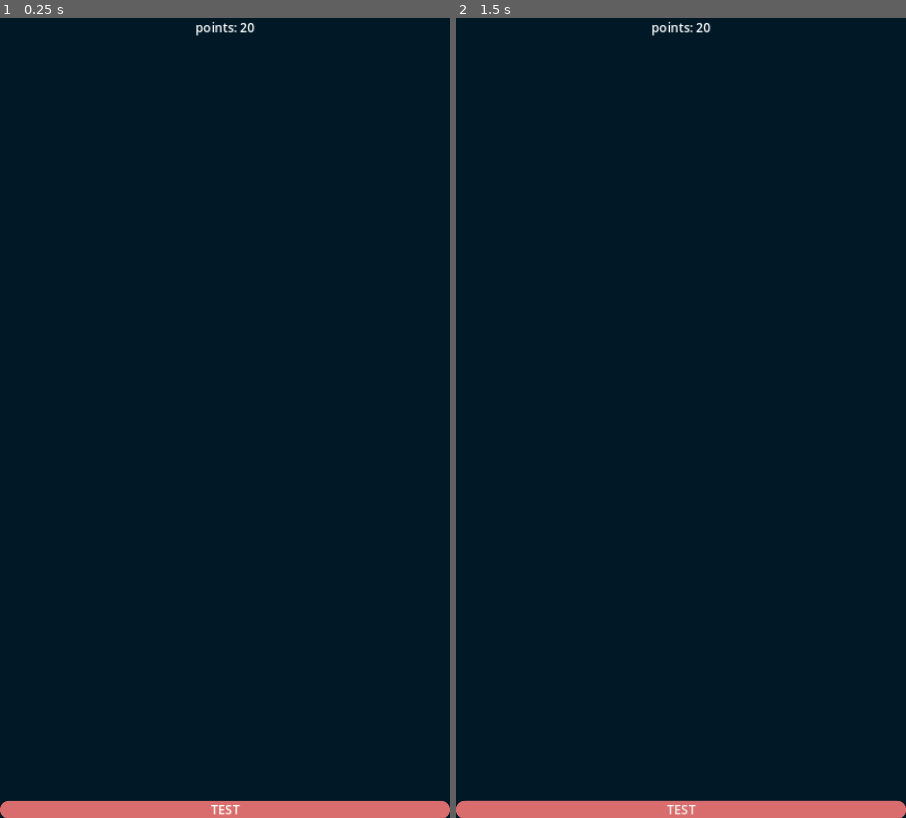
Above: before the commit, frames 1-2 (left to right).
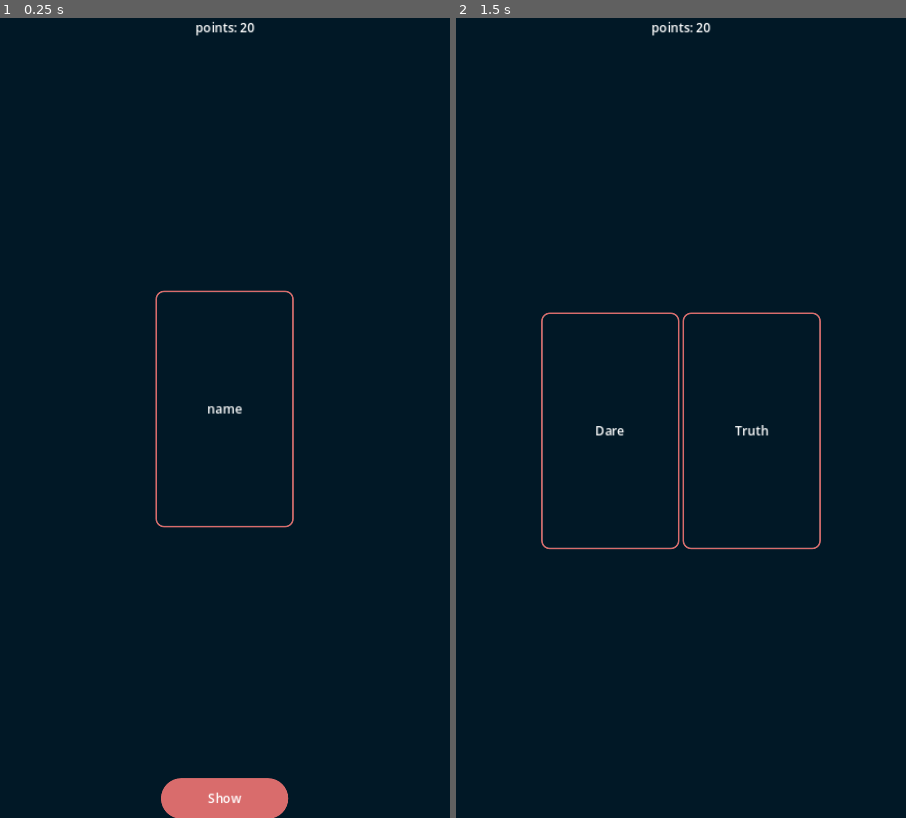
Above: after the commit, the same moments.

Repository: pokion/KingOfParty
Game: Godot game, scene res://scenes/game.tscn
Two runs of this game, one before a commit and one after it. Both use one fixed random seed, a clock stepped at 60 frames per second and the inputs below. This scene is started directly instead of the project's main scene.
Inputs (mouse positions are in pixels of both pictures, inside the frame that each line leads up to):
- Up to frame 1 (0.25 s): no input
- Up to frame 2 (1.5 s): click (681, 810) at 0.5 s, where only the run before the commit has a clickable "TEST"; click (681, 810) at 1.25 s, where only the run before the commit has a clickable "TEST"

The runs differ from the first frame. In frame 1, 2.9% of the frame differs, in the area x 0-100%, y 34-100%; in frame 2, 3.2%, in the area x 0-100%, y 36-100%.
Error before the commit: Parse Error: Expected indented block after function declaration. (res://autoloads/cards.gd:3)

Commit message:
added few gameModes

Diff:
--- a/autoloads/cards.gd
+++ b/autoloads/cards.gd
@@ -1,3 +1,49 @@
 extends Node
 
+var cards = {}
+
 func _ready():
+	importDataFromCsv("res://cards/cards.txt")
+	#print(shuffleAndReturn(["neverever", "whoami", ["truth", "dare"],"seconds"]))
+
+func getAllCards():
+	return cards;
+
+func shuffleAndReturn(nameOfGamemodes: Array) -> Array:
+	var newArray = [];
+	for name in nameOfGamemodes:
+		if name is Array:
+			var minimalSize = 0
+			var joinedArray = []
+			for indexName in name:
+				minimalSize = cards[indexName].size();
+				cards[indexName].shuffle();
+			for index in minimalSize:
+				var arrayToPush = []
+				for indexName in name:
+					arrayToPush.append(cards[indexName][index])
+				joinedArray.append(arrayToPush)
+			newArray += joinedArray;
+		else:
+			newArray += cards[name];
+
+	newArray.shuffle();
+	return newArray;
+
+
+func importDataFromCsv(filePath):
+	var file = FileAccess.open(filePath, FileAccess.READ)
+	var objectStructure = file.get_csv_line()
+
+	while !file.eof_reached():
+		var data_set = Array(file.get_csv_line())
+		var objectCard = {}
+		if data_set.size() > 1:
+			for index in objectStructure.size():
+				objectCard[objectStructure[index]] = data_set[index]
+
+		if not objectCard.is_empty():
+			if not cards.has(objectCard["gameMode"]):
+				cards[objectCard["gameMode"]] = []
+			cards[objectCard["gameMode"]].append(objectCard)
+	file.close()
--- a/autoloads/players.gd
+++ b/autoloads/players.gd
@@ -16,7 +16,7 @@
 func clearPlayers() -> void:
 	playersArray = {}
 
-func getPlayers() -> Dictionary:
+func getAllPlayers() -> Dictionary:
 	if playersArray.is_empty():
 		#test players
 		playersArray["test"] = {"name": "name","points": 0,"firstLetter": "N","color": colors.pick_random()}
--- a/components/card.gd
+++ b/components/card.gd
@@ -10,7 +10,5 @@
 	$Panel/VBoxContainer/Content.text = content
 	$Panel/VBoxContainer/Author.text = author
 
-
-# Called every frame. 'delta' is the elapsed time since the previous frame.
-func _process(delta):
-	pass
+func setContent(text: String)->void:
+	$Panel/VBoxContainer/Content.text = text;
--- a/game.gd
+++ b/game.gd
@@ -1,15 +1,87 @@
 extends Node2D
 
-var playersNode = []
-var cards = []
-var currentPlayer: int = 0
-
+enum {
+	SHOW_PLAYER_TURN,
+	SHOW_NEVER_EVER_SCENE,
+	SHOW_TRUTH_DARE_SCENE
+}
+var gameModeToEnums = {
+	"neverever": SHOW_NEVER_EVER_SCENE,
+	"truthDare": SHOW_TRUTH_DARE_SCENE
+}
+var cardsController;
+var playersController;
+var players;
+var cards;
+var currentCard;
+var currentPlayer: int = 0;
+var nodes
 
 # Called when the node enters the scene tree for the first time.
 func _ready():
-	pass # Replace with function body.
+	nodes = {
+		"showCardButton": $CanvasLayer/gameScene/showCardButton,
+		"playerAnnoucmentCard": $CanvasLayer/gameScene/playerAnnoucmentCard,
+		"playerNameAnnoucment": $CanvasLayer/gameScene/playerAnnoucmentCard/playerNameAnnoucment,
+		"truthDare": $CanvasLayer/gameScene/truthDareMode,
+		"neverEver": $CanvasLayer/gameScene/neverEverMode,
+		"neverEverButton": $CanvasLayer/gameScene/neverEverButton
+	}
+	cardsController = get_node("/root/Cards");
+	playersController = get_node("/root/Players");
+	#cards = cardsController.shuffleAndReturn(["neverever", "whoami", ["truth", "dare"],"seconds"]);
+	cards = cardsController.shuffleAndReturn([["truth", "dare"]]);
+	players = playersController.getAllPlayers();
+	changeVisibilityOfNodes(SHOW_PLAYER_TURN)
+
+func changeVisibilityOfNodes(state):
+	hideAllNodes();
+	match state:
+		SHOW_PLAYER_TURN:
+			showPlayerMode();
+		SHOW_NEVER_EVER_SCENE:
+			showNeverEverMode();
+		SHOW_TRUTH_DARE_SCENE:
+			showTruthDareMode();
+
+#Mode changers
+func showTruthDareMode():
+	showNodes(["truthDare"])
+
+func showNeverEverMode():
+	showNodes(["neverEver", "neverEverButton"])
+	$CanvasLayer/gameScene/neverEverMode/neverEverCard.setContent(currentCard["content"])
+
+func showPlayerMode():
+	nodes["playerNameAnnoucment"].setContent(players[players.keys()[currentPlayer]]["name"])
+	showNodes(["showCardButton", "playerNameAnnoucment", "playerAnnoucmentCard"])
+
+#Utilities
+func showNodes(nodesName: Array[String]):
+	for nodeName in nodesName:
+		nodes[nodeName].visible = true;
+
+func hideAllNodes():
+	for node in nodes:
+		nodes[node].visible = false
+
+#Signals
+func _on_show_card_button_pressed():
+	currentCard = cards.pop_back()
+	if currentCard is Array:
+		changeVisibilityOfNodes(SHOW_TRUTH_DARE_SCENE)
+	else:
+		changeVisibilityOfNodes(gameModeToEnums[currentCard["gameMode"]])
 
 
-# Called every frame. 'delta' is the elapsed time since the previous frame.
-func _process(delta):
-	pass
+func onNextPlayer():
+	currentPlayer += 1;
+	if currentPlayer == players.size():
+		currentPlayer = 0;
+	changeVisibilityOfNodes(SHOW_PLAYER_TURN);
+
+
+func _on_dare_gui_input(event):
+	print(event)
+	if (event is InputEventMouseButton && event.pressed && event.button_index == 1):
+		print("Clicked")
--- a/scenes/game.tscn
+++ b/scenes/game.tscn
@@ -1,13 +1,15 @@
-[gd_scene load_steps=2 format=3 uid="uid://dohwppgl1ps23"]
+[gd_scene load_steps=4 format=3 uid="uid://dohwppgl1ps23"]
 
 [ext_resource type="Script" path="res://game.gd" id="1_av4wj"]
+[ext_resource type="PackedScene" uid="uid://b081xeiswvxja" path="res://components/card.tscn" id="2_l6n1r"]
+[ext_resource type="PackedScene" uid="uid://cmsffux1oq54t" path="res://components/button.tscn" id="3_msh85"]
 
 [node name="Game" type="Node2D"]
 script = ExtResource("1_av4wj")
 
 [node name="CanvasLayer" type="CanvasLayer" parent="."]
 
-[node name="neverEverMode" type="VBoxContainer" parent="CanvasLayer"]
+[node name="gameScene" type="VBoxContainer" parent="CanvasLayer"]
 anchors_preset = 8
 anchor_left = 0.5
 anchor_top = 0.5
@@ -22,34 +24,73 @@
 size_flags_horizontal = 3
 size_flags_vertical = 3
 
-[node name="HBoxContainer" type="HBoxContainer" parent="CanvasLayer/neverEverMode"]
+[node name="HBoxContainer" type="HBoxContainer" parent="CanvasLayer/gameScene"]
 layout_mode = 2
 alignment = 1
 
-[node name="pointsLabel" type="Label" parent="CanvasLayer/neverEverMode/HBoxContainer"]
+[node name="pointsLabel" type="Label" parent="CanvasLayer/gameScene/HBoxContainer"]
 layout_mode = 2
 text = "points:"
 horizontal_alignment = 1
 
-[node name="pointsDisplay" type="Label" parent="CanvasLayer/neverEverMode/HBoxContainer"]
+[node name="pointsDisplay" type="Label" parent="CanvasLayer/gameScene/HBoxContainer"]
 layout_mode = 2
 text = "20"
 
-[node name="playerContainer" type="HBoxContainer" parent="CanvasLayer/neverEverMode"]
+[node name="playerContainer" type="HBoxContainer" parent="CanvasLayer/gameScene"]
 layout_mode = 2
 alignment = 1
 
-[node name="Control" type="Control" parent="CanvasLayer/neverEverMode"]
+[node name="gameModeSectionStart" type="Control" parent="CanvasLayer/gameScene"]
 layout_mode = 2
 size_flags_vertical = 3
 
-[node name="cardContainer" type="CenterContainer" parent="CanvasLayer/neverEverMode"]
+[node name="truthDareMode" type="HBoxContainer" parent="CanvasLayer/gameScene"]
+layout_mode = 2
+alignment = 1
+
+[node name="dare" parent="CanvasLayer/gameScene/truthDareMode" instance=ExtResource("2_l6n1r")]
+layout_mode = 2
+gameMode = ""
+content = "Dare"
+author = ""
+
+[node name="truth" parent="CanvasLayer/gameScene/truthDareMode" instance=ExtResource("2_l6n1r")]
+layout_mode = 2
+gameMode = ""
+content = "Truth"
+author = ""
+
+[node name="neverEverMode" type="CenterContainer" parent="CanvasLayer/gameScene"]
+visible = false
 layout_mode = 2
 
-[node name="Control2" type="Control" parent="CanvasLayer/neverEverMode"]
+[node name="neverEverCard" parent="CanvasLayer/gameScene/neverEverMode" instance=ExtResource("2_l6n1r")]
+layout_mode = 2
+gameMode = "Never Ever"
+author = ""
+
+[node name="playerAnnoucmentCard" type="CenterContainer" parent="CanvasLayer/gameScene"]
+visible = false
+layout_mode = 2
+
+[node name="playerNameAnnoucment" parent="CanvasLayer/gameScene/playerAnnoucmentCard" instance=ExtResource("2_l6n1r")]
+layout_mode = 2
+gameMode = ""
+author = ""
+
+[node name="gameModeSectionEnd" type="Control" parent="CanvasLayer/gameScene"]
 layout_mode = 2
 size_flags_vertical = 3
 
-[node name="Button" type="Button" parent="CanvasLayer/neverEverMode"]
+[node name="showCardButton" parent="CanvasLayer/gameScene" instance=ExtResource("3_msh85")]
 layout_mode = 2
-text = "TEST"
+text = "Show"
+
+[node name="neverEverButton" parent="CanvasLayer/gameScene" instance=ExtResource("3_msh85")]
+visible = false
+layout_mode = 2
+text = "Continue"
+
+[connection signal="pressed" from="CanvasLayer/gameScene/showCardButton" to="." method="_on_show_card_button_pressed"]
+[connection signal="pressed" from="CanvasLayer/gameScene/neverEverButton" to="." method="onNextPlayer"]
Not shown, changed: cards/cards.txt
